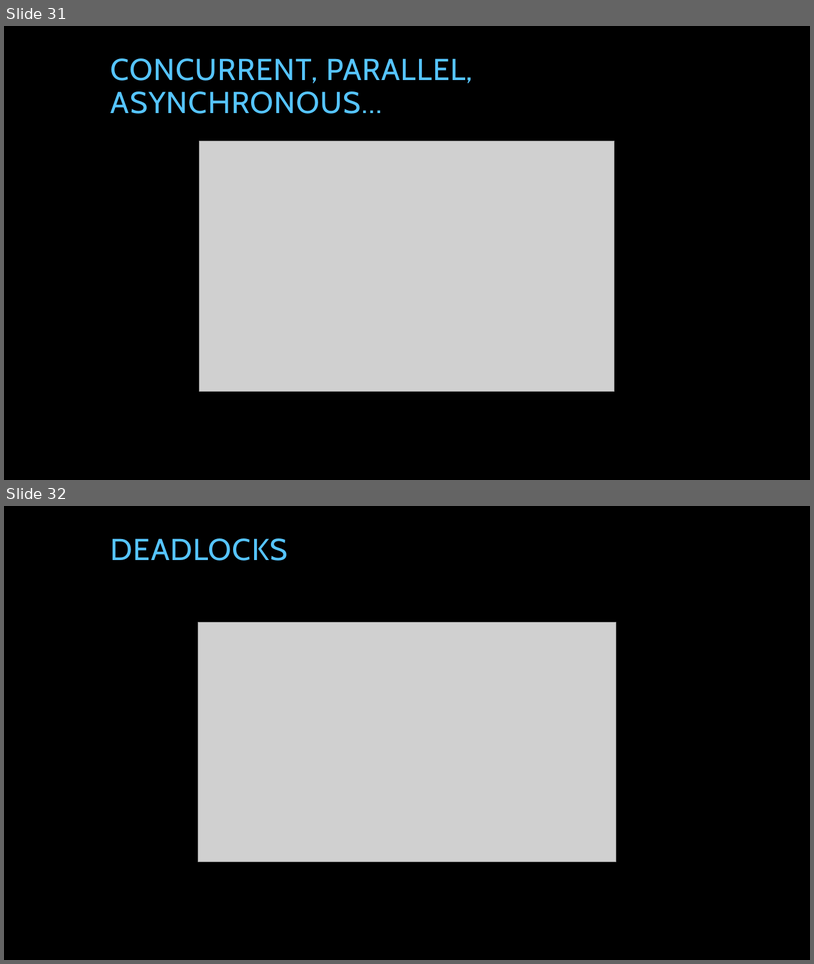
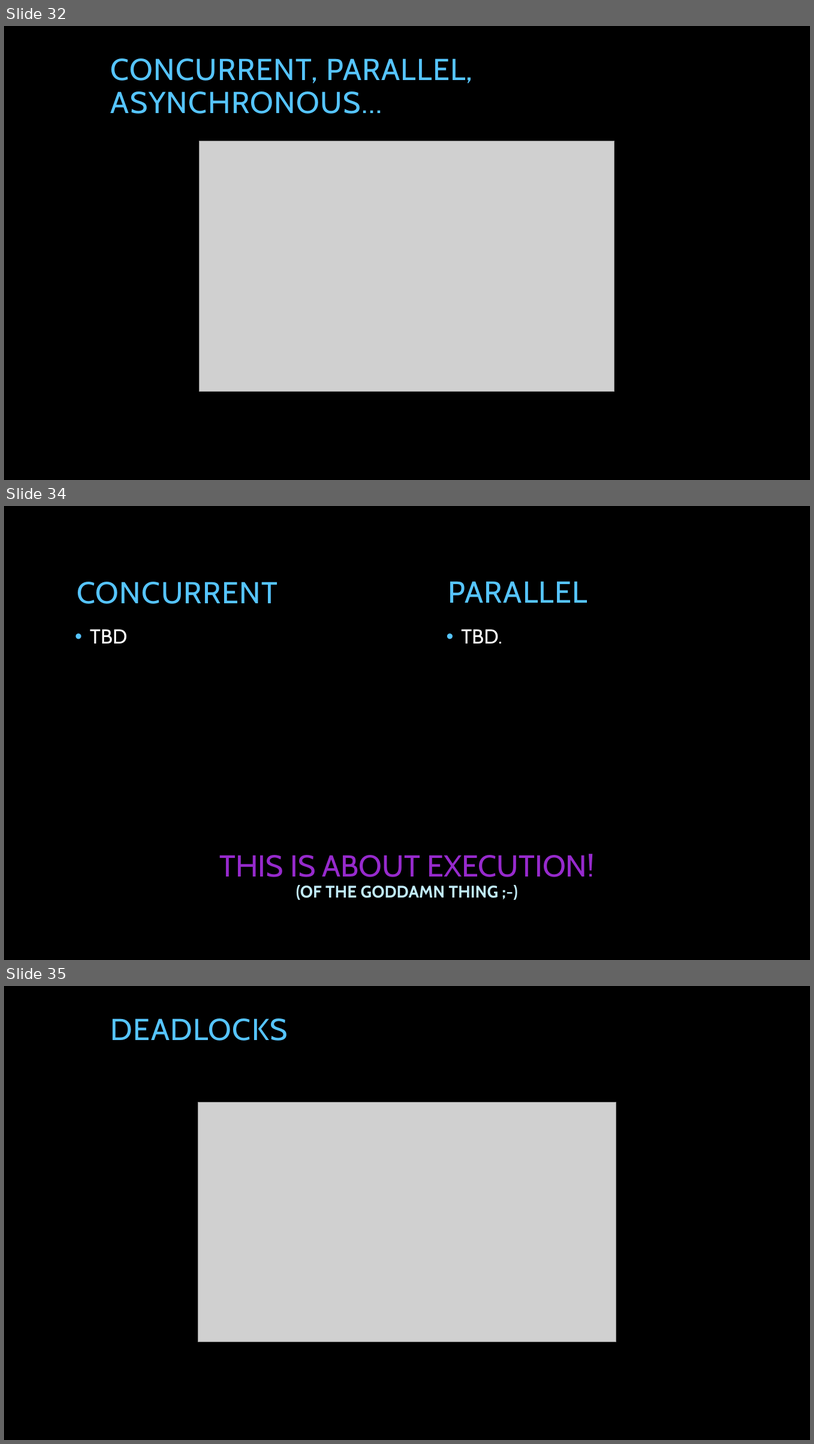
Before and after one commit to tpierrain/talk-AsyncAwait, a slide deck: AsyncAwait...ohWait.pptx. Shown one above the other, each under a label of ours: slides 31 and 32 before the commit, slides 32, 34 and 35 after it; the slides between them are not shown. The pictures are 814x964 and 814x1444 pixels, drawn with LibreOffice and Linux fonts; fonts in the diff are those of the drawing; grey boxes stand for pictures; background and template pictures are left out. Boxes give left, top, right and bottom in pixels: in the first picture for what was removed or moved away, otherwise in the second. Text is boxed around its words. In the diff, an @@ line names an element or a change of style, - is before the commit and + after.

```diff
--- a/AsyncAwait...ohWait.pptx
+++ b/AsyncAwait...ohWait.pptx
@@ slide 34 added at [4, 506, 810, 960], background picture (left out) @@
@@ title added at [77, 582, 278, 604], 36 pt, text #56C5FF @@
+CONCURRENT
@@ text added at [448, 581, 587, 603], 36 pt, text #56C5FF @@
+PARALLEL
@@ text added at [90, 629, 127, 643], 24 pt, text #FFFFFF @@
+• TBD
@@ text added at [461, 629, 503, 643], 24 pt, text #FFFFFF @@
+• TBD.
@@ text added at [219, 853, 594, 900], 36 pt, text #972ACD @@
+THIS IS ABOUT EXECUTION!
+(OF THE GODDAMN THING ;-)
@@ what was slide 31 is now slide 32 @@
@@ what was slide 32 is now slide 35 @@
```
Also in this commit, not shown: 12 slides changed, 2 other slides added.
